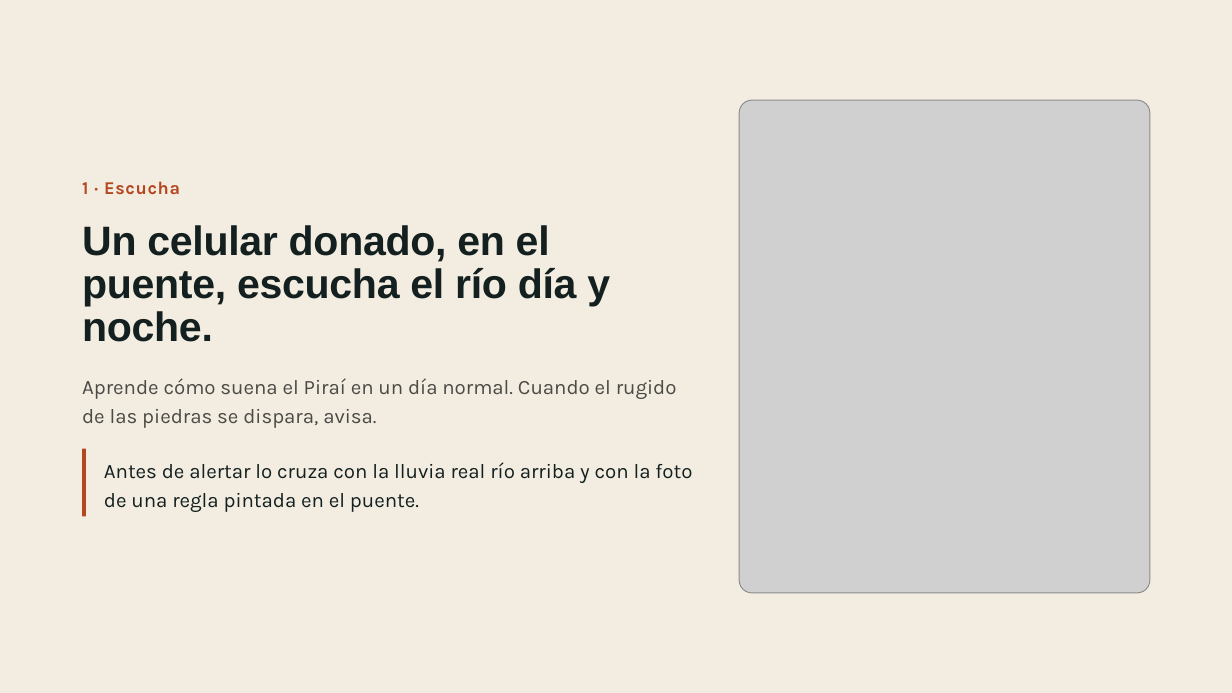
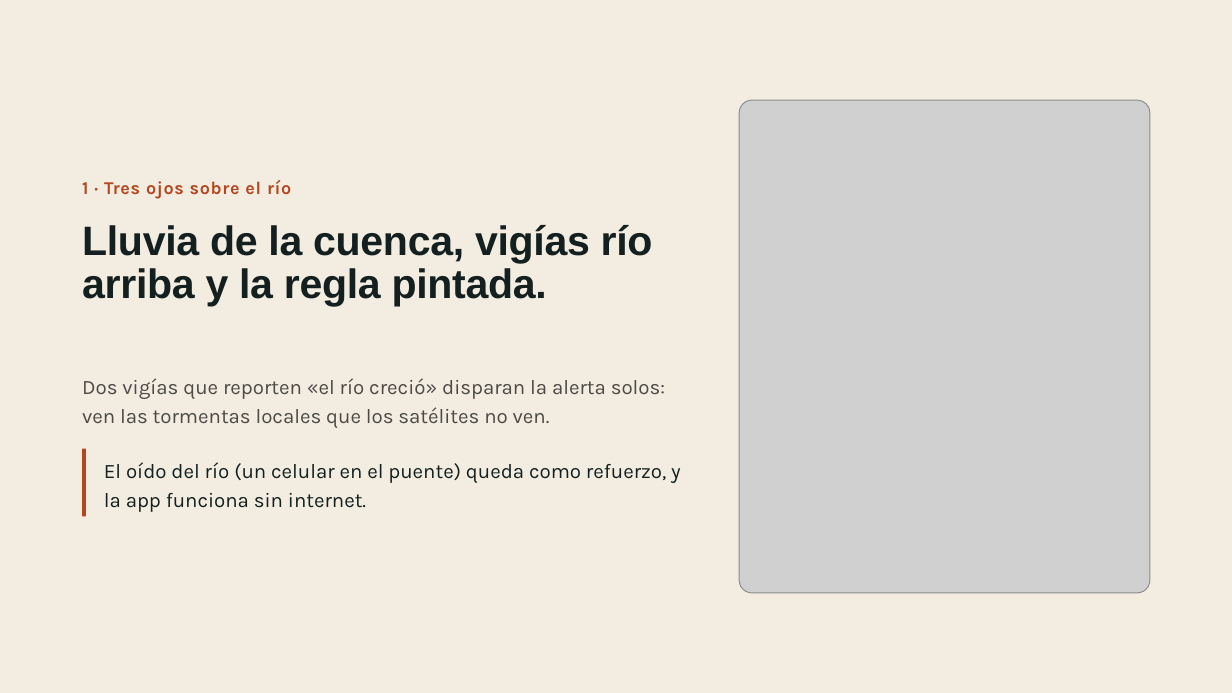
Before and after one commit to NeckHurtttt/birria-tech, a slide deck: slide 6 of El Río Suena · Pitch.pptx (slide 5 before the commit). Drawn at 1232x693 pixels with LibreOffice and Linux fonts; fonts in the diff are those of the drawing; grey boxes stand for pictures. Boxes give left, top, right and bottom in pixels: in the first picture for what was removed or moved away, otherwise in the second. Text is boxed around its words. In the diff, an @@ line names an element or a change of style, - is before the commit and + after.

```diff
--- a/El Río Suena · Pitch.pptx
+++ b/El Río Suena · Pitch.pptx
@@ text at bbox=[82, 180, 291, 199]: text changed @@
-1 · Escucha
+1 · Tres ojos sobre el río
@@ title at bbox=[82, 225, 653, 307]: text changed @@
-Un celular donado, en el puente, escucha el río día y noche.
+Lluvia de la cuenca, vigías río arriba y la regla pintada.
@@ text at bbox=[82, 378, 665, 428]: text changed @@
-Aprende cómo suena el Piraí en un día normal. Cuando el rugido de las piedras se dispara, avisa.
+Dos vigías que reporten «el río creció» disparan la alerta solos: ven las tormentas locales que los satélites no ven.
@@ text at bbox=[104, 462, 681, 512]: text changed @@
-Antes de alertar lo cruza con la lluvia real río arriba y con la foto de una regla pintada en el puente.
+El oído del río (un celular en el puente) queda como refuerzo, y la app funciona sin internet.
```
Also in this commit, not shown: 4 other slides changed, 1 slide added, 17 other files.
